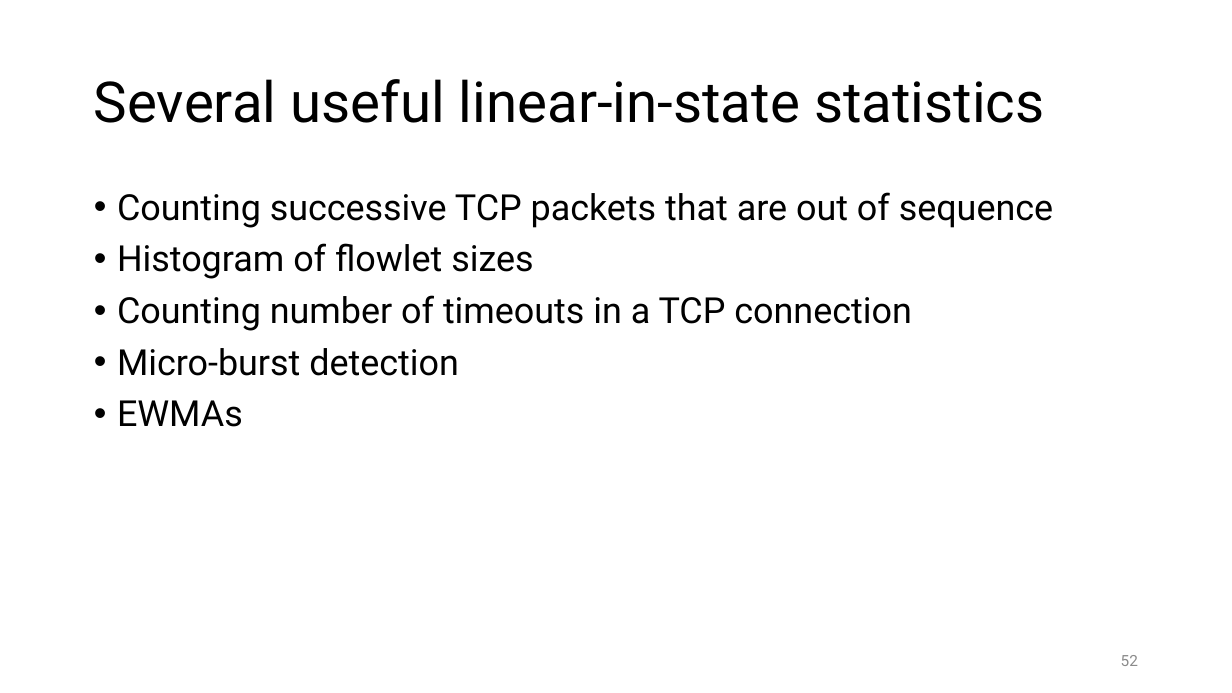
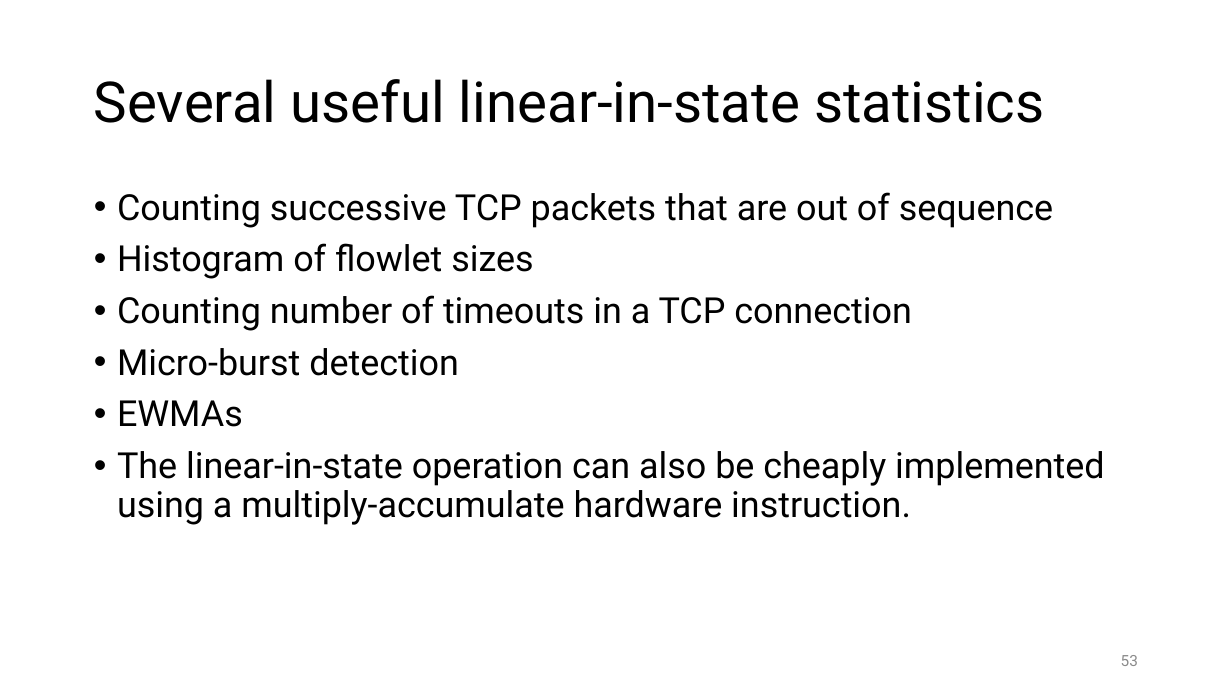
Before and after one commit to anirudhSK/pifo-domino-marple-ppts, a slide deck: slide 53 of uw_talk.pptx (slide 52 before the commit). Drawn at 1232x693 pixels with LibreOffice and Linux fonts; fonts in the diff are those of the drawing. Boxes give left, top, right and bottom in pixels: in the first picture for what was removed or moved away, otherwise in the second. Text is boxed around its words. In the diff, an @@ line names an element or a change of style, - is before the commit and + after.

```diff
--- a/uw_talk.pptx
+++ b/uw_talk.pptx
@@ text at bbox=[117, 451, 1104, 525]: paragraph added @@
+• The linear-in-state operation can also be cheaply implemented using a multiply-accumulate hardware instruction.
@@ page number at bbox=[1121, 655, 1138, 666]: text changed @@
-52
+53
```
Also in this commit, not shown: 2 other slides changed, 1 slide added.
